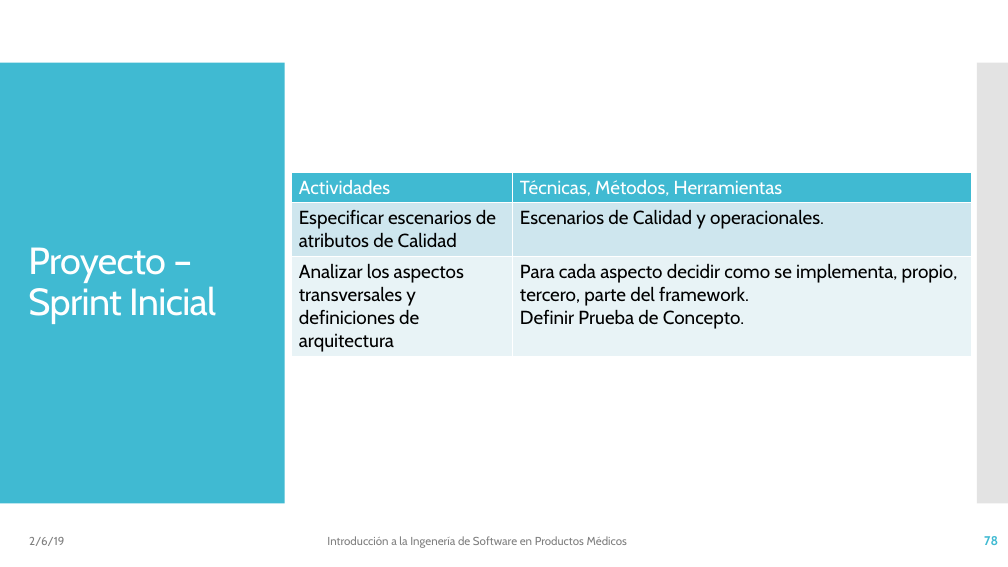
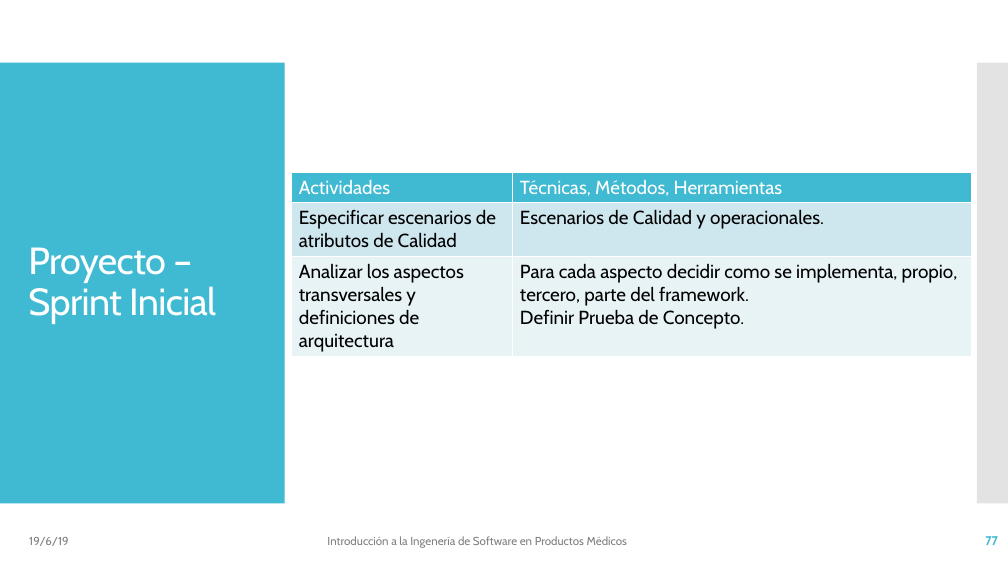
Before and after one commit to vvalotto/IS-en-Sistemas-Embebidos, a slide deck: slide 77 of 03 - IS - Arquitectura y Disenio.pptx (slide 78 before the commit). Drawn at 1008x567 pixels with LibreOffice and Linux fonts; fonts in the diff are those of the drawing. Boxes give left, top, right and bottom in pixels: in the first picture for what was removed or moved away, otherwise in the second. Text is boxed around its words. In the diff, an @@ line names an element or a change of style, - is before the commit and + after.

```diff
--- a/03 - IS - Arquitectura y Disenio.pptx
+++ b/03 - IS - Arquitectura y Disenio.pptx
@@ text at [29,537,69,546]: text changed @@
-2/6/19
+19/6/19
@@ page number at [985,536,998,545]: text changed @@
-78
+77
```
Also in this commit, not shown: 77 other slides changed, 1 slide removed, 3 other files.
